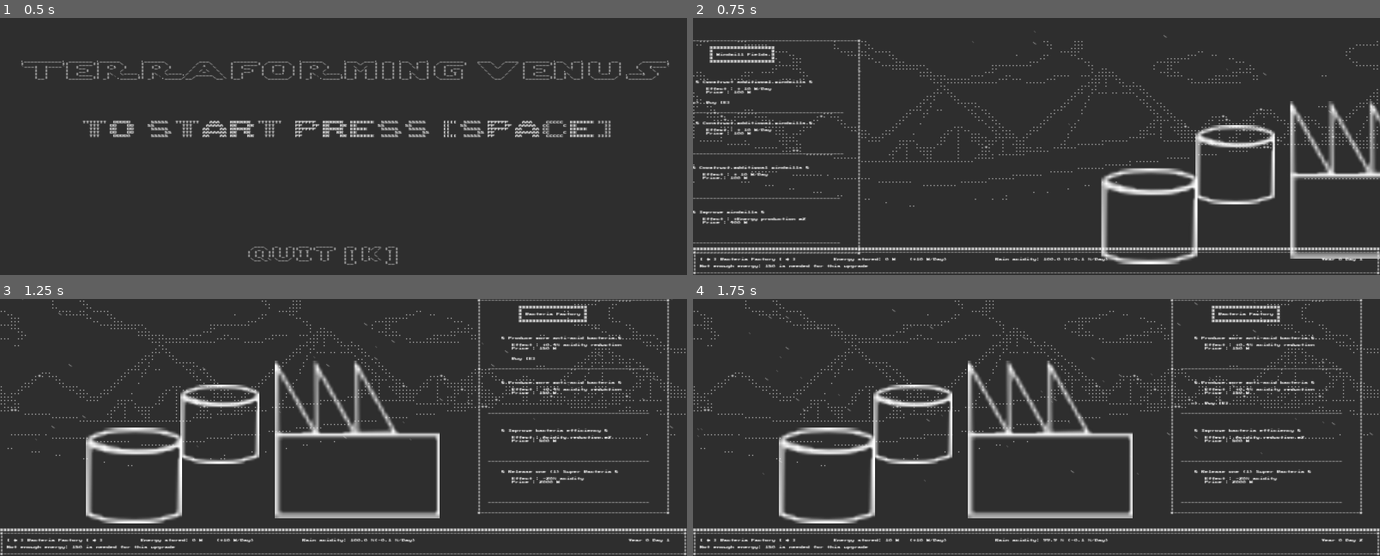
Above: before the commit, frames 1-4 (two rows, left to right).
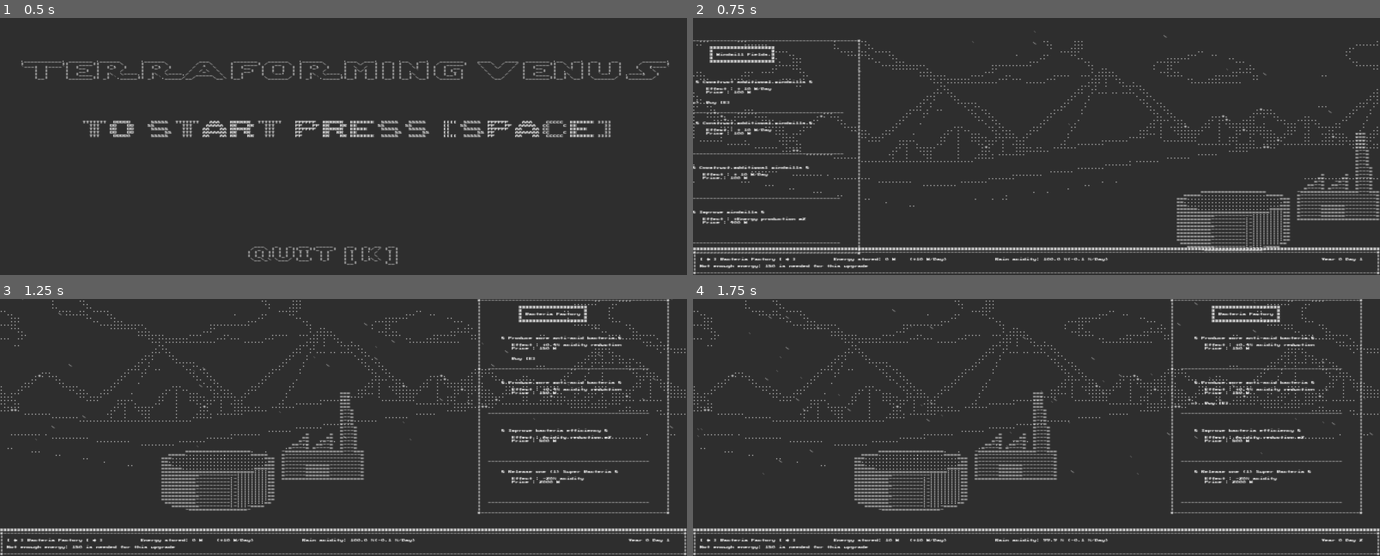
Above: after the commit, the same moments.

Repository: CreaJeu/terraforming-venus
Game: Godot game, scene res://scenes/main_menu.tscn
The game is run twice, just before and just after one commit, with the same random seed, the same clock (stepped at 60 frames per second) and the same inputs.
Inputs:
- Up to frame 1 (0.5 s): no input
- Up to frame 2 (0.75 s): tap Enter at 0.5 s; hold D (right) from 0.53 s (still down); tap E (ok) at 0.6 s
- Up to frame 3 (1.25 s): keep holding D (right)
- Up to frame 4 (1.75 s): release D (right) at 1.28 s; hold S (down) from 1.28 s (still down); tap Space (start) at 1.35 s

Frame 1 is identical in both runs. In frame 2, 6.5% of the frame differs, in the area x 59-100%, y 32-96%; in frame 3, 7.3%, in the area x 12-64%, y 24-88%; in frame 4, 7.3%.

Commit message:
ascii art V2 bacteries

Diff:
--- a/scenes/main.tscn
+++ b/scenes/main.tscn
@@ -8,7 +8,6 @@
 [ext_resource type="LabelSettings" uid="uid://po5dxq7k46vm" path="res://godot_only/label_settings.tres" id="4_jbj1t"]
 [ext_resource type="PackedScene" uid="uid://uuimb4h1kpls" path="res://scenes/building.tscn" id="4_jyhfs"]
 [ext_resource type="PackedScene" uid="uid://dceryyv6hwq4t" path="res://scenes/upgrades/upgrade_better_windmills.tscn" id="4_o6xl0"]
-[ext_resource type="Texture2D" uid="uid://bt4l0txw36iug" path="res://assets/usine.svg" id="4_tbgi4"]
 [ext_resource type="Script" uid="uid://r4s2py4tgcmh" path="res://scripts/landscape.gd" id="5_0ld40"]
 [ext_resource type="Script" uid="uid://tt4imcuxn1kh" path="res://scripts/OurCamera.gd" id="5_o6xl0"]
 [ext_resource type="Script" uid="uid://ceei3rsw4qpjx" path="res://scripts/upgrades/upgrade_applyer.gd" id="6_jkv2x"]
@@ -16,7 +15,6 @@
 [ext_resource type="PackedScene" uid="uid://cyjcgnixmq7si" path="res://scenes/upgrades/upgrade_more_bacteria.tscn" id="9_a8y0u"]
 [ext_resource type="PackedScene" uid="uid://bt75dqc0het1a" path="res://scenes/upgrades/upgrade_better_bacteria.tscn" id="10_jkv2x"]
 [ext_resource type="PackedScene" uid="uid://cagmf1j2ietoh" path="res://scenes/upgrades/upgrade_super_bacteria.tscn" id="11_jbj1t"]
-[ext_resource type="Texture2D" uid="uid://6mvb7vrvg6og" path="res://assets/bac_bacteries.svg" id="11_ya4ey"]
 [ext_resource type="Script" uid="uid://drse83ef45k4k" path="res://scripts/VictoryScreen.gd" id="15_dp3eg"]
 [ext_resource type="PackedScene" uid="uid://be8lu6sse7fpw" path="res://scenes/blink_label.tscn" id="16_muem4"]
 
@@ -171,18 +169,153 @@
 script = ExtResource("6_jkv2x")
 price = 2000
 
-[node name="Usine" type="Sprite2D" parent="bacteria_factory" unique_id=55223594]
-position = Vector2(104, 41)
-texture = ExtResource("4_tbgi4")
-
-[node name="BacBacteries" type="Sprite2D" parent="bacteria_factory" unique_id=479081016]
-position = Vector2(64, 36.55)
-scale = Vector2(0.825, 0.825)
-texture = ExtResource("11_ya4ey")
-
-[node name="BacBacteries2" type="Sprite2D" parent="bacteria_factory" unique_id=1134593758]
-position = Vector2(39, 51.55)
-texture = ExtResource("11_ya4ey")
+[node name="BacBacteriesC" type="Label" parent="bacteria_factory" unique_id=377822630]
+visible = false
+offset_left = 2.0
+offset_top = 43.0
+offset_right = 22.0
+offset_bottom = 53.0
+text = "  ==============
+==..............==
+===............===
+===============::=
+====------:::::::=
+====------:::::::=
+====------:::::::=
+====------::::::==
+   ============:"
+label_settings = ExtResource("4_jbj1t")
+
+[node name="BacBacteriesB" type="Label" parent="bacteria_factory" unique_id=837520203]
+visible = false
+offset_left = 21.0
+offset_top = 44.0
+offset_right = 48.0
+offset_bottom = 58.0
+text = "     ==============
+ ====..............====
+==....................==
+====.................===
+=====================:==
+=====---------::::::::==
+=====--------:::::::::==
+======-------:::::::::==
+=====---------::::::::==
+=====--------:::::::::==
+======-------:::::::::==
+ :====--------::::=====
+     =============="
+label_settings = ExtResource("4_jbj1t")
+
+[node name="BacBacteriesA" type="Label" parent="bacteria_factory" unique_id=725593296]
+offset_left = 47.0
+offset_top = 44.0
+offset_right = 82.0
+offset_bottom = 64.0
+text = "       ===================
+  =====...................=====
+===...........................===
+==.............................==
+===...........................===
+======.....................======
+===========================::::==
+===========-----------:::::::::==
+==========----------:-:::::::::==
+==========----------:-:::::::::==
+===========---------:-:::::::::==
+==========----------:-:::::::::==
+==========----------:-:::::::::==
+===========---------:-:::::::::==
+==========----------:-:::::::::==
+ =========----------:-::::::::==
+   ========---------:-:::-====
+       -=================-"
+label_settings = ExtResource("4_jbj1t")
+
+[node name="BacBacteriesAfall" type="Label" parent="bacteria_factory" unique_id=696137956]
+visible = false
+offset_left = 37.0
+offset_top = 45.0
+offset_right = 81.0
+offset_bottom = 65.0
+text = "               ========================
+             =========---------------====
+            ===....====::::::::::::::::===
+            ===.....===:::::::::::::::::===
+           ===.......===::::::::::::::::===
+           ===.......===:::::::::::::::::===
+           ===........==-::::::::::::::::===
+           ==.........===:--:--:--:--:--:===
+          :==.........===----------------===
+           ==.........===----------------===
+           ==-........===----------------===
+           ===........==-----------------===
+           ===.......===-----------------==:
+           ===.......===----------------===
+            ==============================-
+           :==============================
+ ===-===================================:
+===========:    ======================"
+label_settings = ExtResource("4_jbj1t")
+
+[node name="UsineA" type="Label" parent="bacteria_factory" unique_id=1589678906]
+offset_left = 82.0
+offset_top = 27.0
+offset_right = 111.0
+offset_bottom = 53.0
+text = "                 ===
+                 ===
+                 ===
+                 ===
+                 ===
+                 =--=
+                 =--=
+                 =--=
+                 =--=
+                 =--=
+                 =---=
+                 =---=
+       =      =  =---=
+      ==     ==  =---=
+     =-=   -=-=  =---=
+   ==--=  ==--=  =---=
+  =----= =----=  =---=
+-=================---===
+=----------------------=
+=----------------------=
+=----------------------=
+=------=======---------=
+=------=======---------=
+=------=======---------=
+=------=======---------=
+========================"
+label_settings = ExtResource("4_jbj1t")
+
+[node name="UsineB" type="Label" parent="bacteria_factory" unique_id=1848980616]
+visible = false
+offset_left = 105.0
+offset_top = 35.0
+offset_right = 141.0
+offset_bottom = 55.0
+text = "          -          -         -
+         ==        ===        ==
+       ==-=      ==-==      =--=
+     ==---=    :=---==    ==---=
+   ==-----=   =-----==  ==-----=
+ ==-------= =-------====-------=
+=------------------------------=
+=------------------------------=
+=------------------------------=
+=----=====---=====---=====-----=
+=------------------------------=
+=------------------------------=
+=------------------------------=
+=------------------------------=
+=------------------------------=
+=------------------------------=
+=------------------------------=
+================================"
+label_settings = ExtResource("4_jbj1t")
 
 [node name="victory_Node2D" type="Node2D" parent="." unique_id=1002013173]
 visible = false
